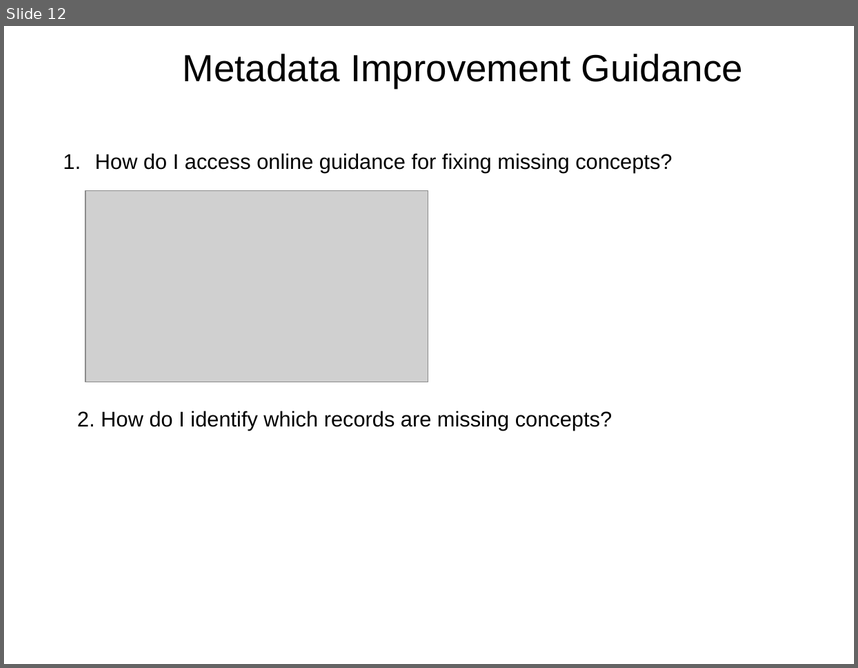
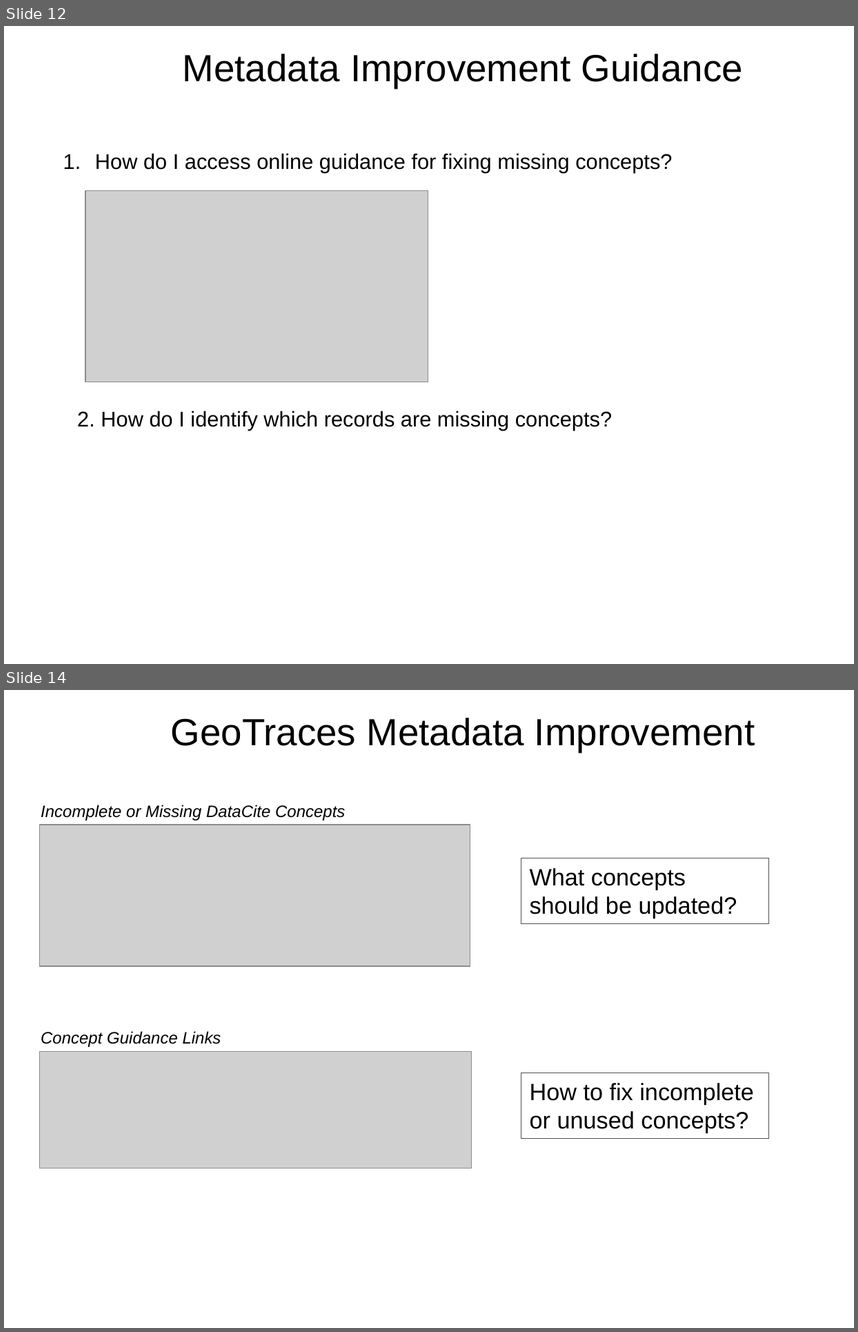
Before and after one commit to scgordon/ConceptMining, a slide deck: Presentations/BCO_DMO.pptx. Shown one above the other, each under a label of ours: slide 12 before the commit, slides 12 and 14 after it; the slides between them are not shown. The pictures are 858x668 and 858x1332 pixels, drawn with LibreOffice and Linux fonts; fonts in the diff are those of the drawing; grey boxes stand for pictures; background and template pictures are left out. Boxes give left, top, right and bottom in pixels: in the first picture for what was removed or moved away, otherwise in the second. Text is boxed around its words. In the diff, an @@ line names an element or a change of style, - is before the commit and + after.

```diff
--- a/Presentations/BCO_DMO.pptx
+++ b/Presentations/BCO_DMO.pptx
@@ slide 14 added at (4, 690, 854, 1328), background picture (left out) @@
@@ title added at (171, 718, 755, 752), 32 pt, text #000000 @@
+GeoTraces Metadata Improvement
@@ text added at (41, 805, 345, 820), 14 pt, text #000000, italic @@
+Incomplete or Missing DataCite Concepts
@@ picture added at (40, 825, 470, 965) @@
@@ rectangle added at (521, 858, 769, 924), fill #FFFFFF, outline #535252 0.75 pt, 20 pt, text #000000 @@
+What concepts should be updated?
@@ text added at (41, 1031, 221, 1047), 14 pt, text #000000, italic @@
+Concept Guidance Links
@@ picture added at (40, 1052, 472, 1167) @@
@@ rectangle added at (521, 1072, 769, 1138), fill #FFFFFF, outline #535252 0.75 pt, 20 pt, text #000000 @@
+How to fix incomplete or unused concepts?
```
Also in this commit, not shown: 3 slides changed, 6 other files.
